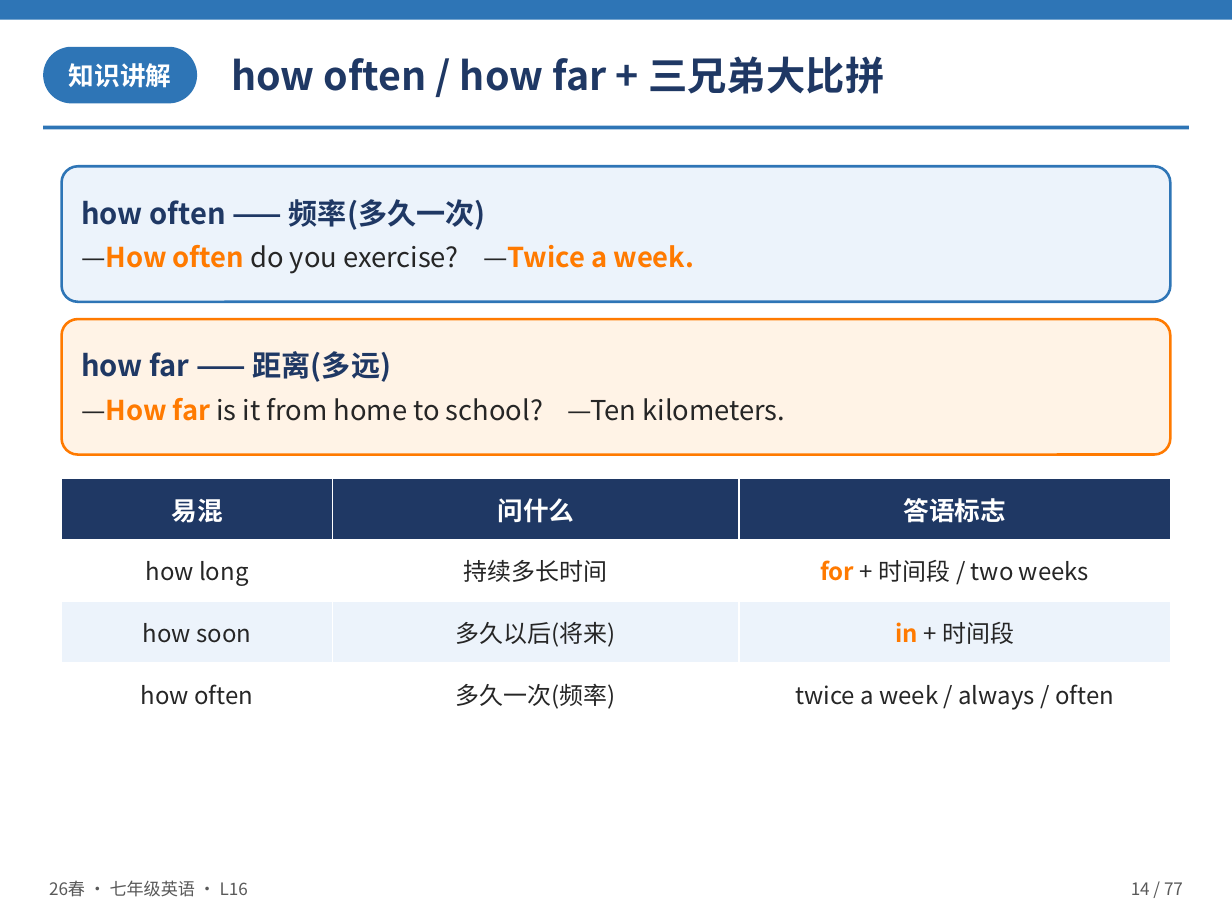
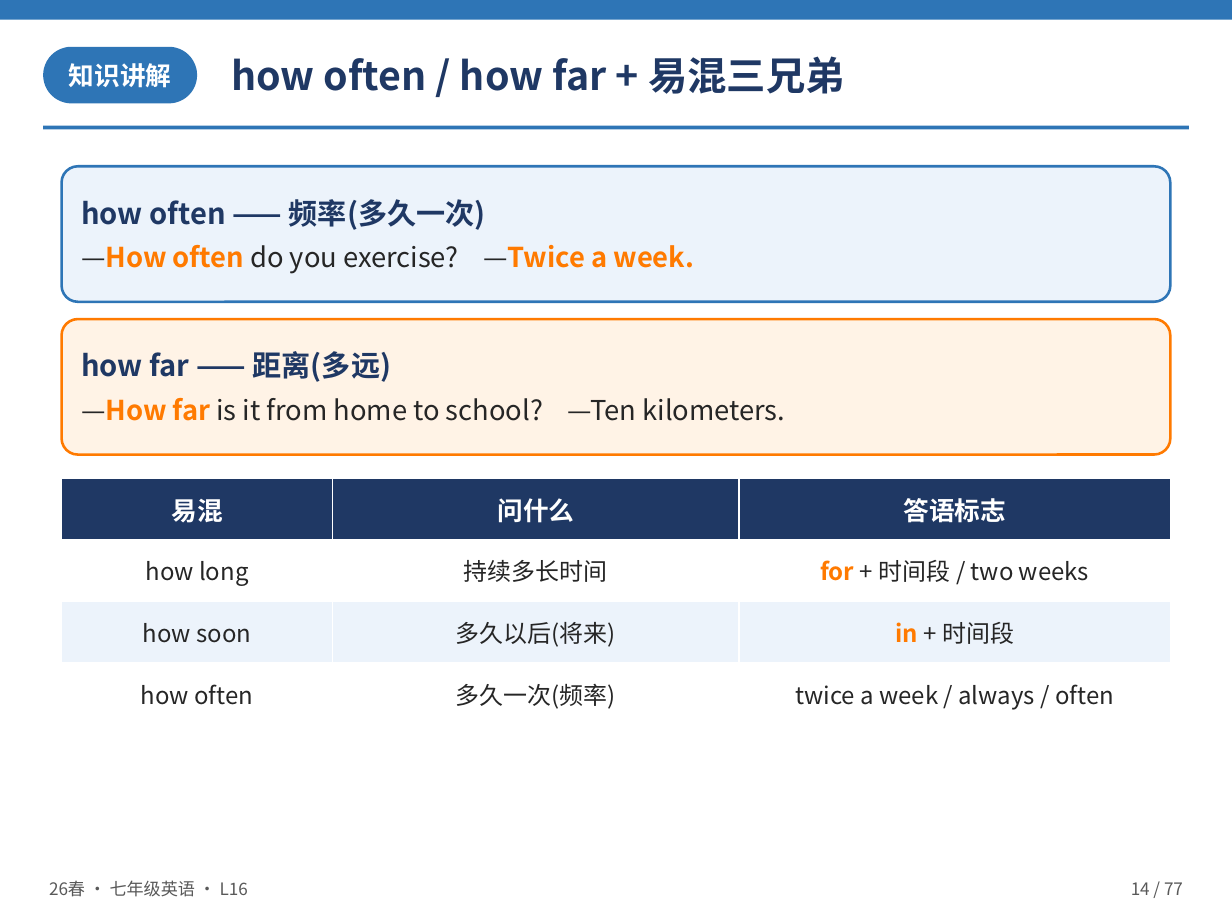
Before and after one commit to ewen9527-lang/OfficeCLI, a slide deck: slide 14 of courseware/L16/L16_词汇综合⑤+完形+听力_正式课_26春7年级英语.pptx. Drawn at 1232x924 pixels with LibreOffice and Linux fonts; fonts in the diff are those of the drawing. Boxes give left, top, right and bottom in pixels: in the first picture for what was removed or moved away, otherwise in the second. Text is boxed around its words. In the diff, an @@ line names an element or a change of style, - is before the commit and + after.

```diff
--- a/courseware/L16/L16_词汇综合⑤+完形+听力_正式课_26春7年级英语.pptx
+++ b/courseware/L16/L16_词汇综合⑤+完形+听力_正式课_26春7年级英语.pptx
@@ text at bbox=[231, 56, 845, 94]: text changed @@
-how often / how far + 三兄弟大比拼
+how often / how far + 易混三兄弟
```
Also in this commit, not shown: 1 other slide changed, 1 other file.
